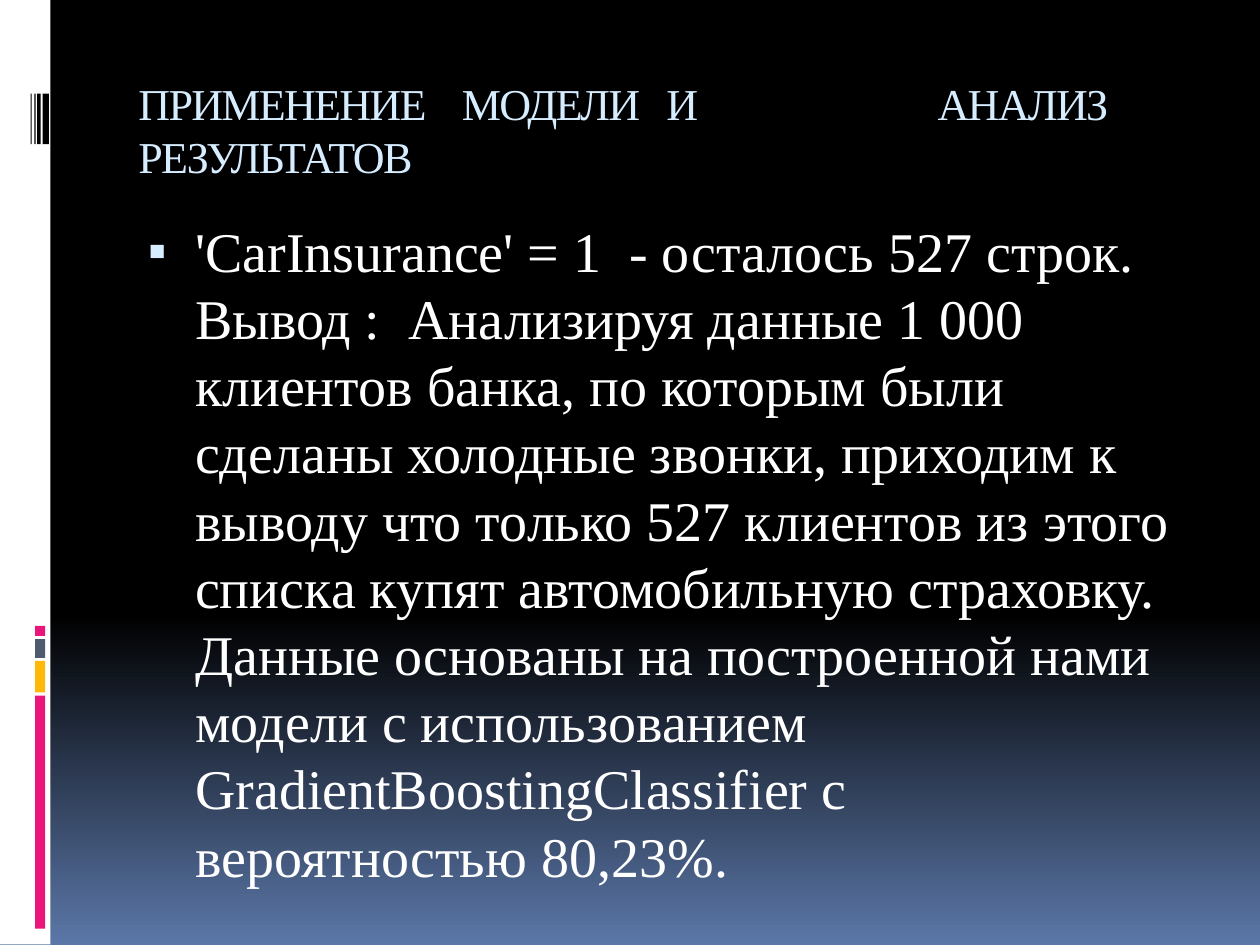
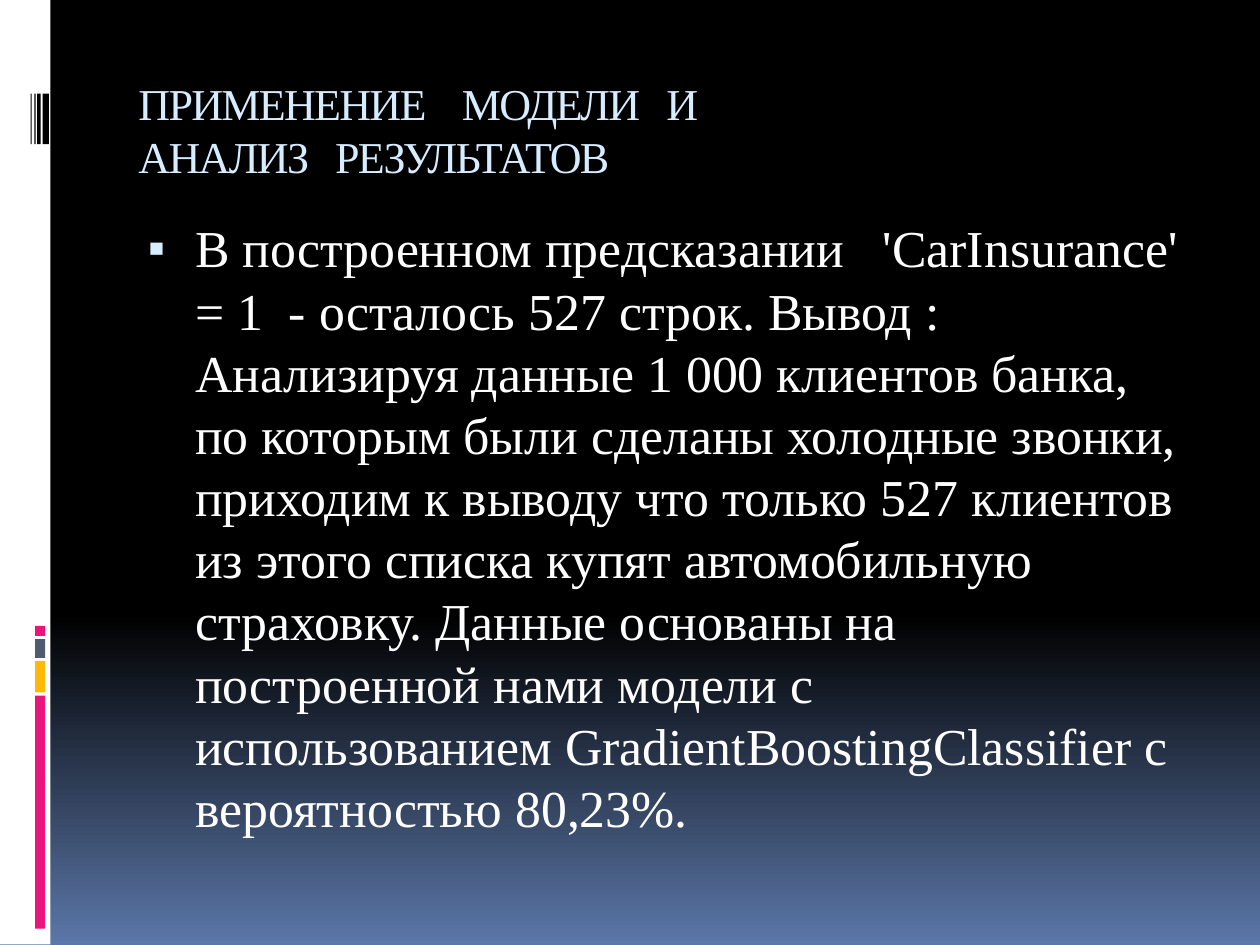
Before and after one commit to ARIV2019/final-project-, a slide deck: slide 10 of Анализ холодных звонков.pptx. Drawn at 1260x945 pixels with LibreOffice and Linux fonts; fonts in the diff are those of the drawing. Boxes give left, top, right and bottom in pixels: in the first picture for what was removed or moved away, otherwise in the second. Text is boxed around its words. In the diff, an @@ line names an element or a change of style, - is before the commit and + after.

```diff
--- a/Анализ холодных звонков.pptx
+++ b/Анализ холодных звонков.pptx
@@ title "ПРИМЕНЕНИЕ МОДЕЛИ И АНАЛИЗ РЕЗУЛЬТАТОВ" rewrapped from (x1=138, y1=90, x2=1109, y2=130) to (x1=138, y1=90, x2=698, y2=174) @@
@@ text at (x1=195, y1=232, x2=1178, y2=837): text changed; size 32 to 29.6 pt @@
-▪ 'CarInsurance' = 1 - осталось 527 строк. Вывод : Анализируя данные 1 000 клиентов банка, по которым были сделаны холодные звонки, приходим к выводу что только 527 клиентов из этого списка купят автомобильную страховку. Данные основаны на построенной нами модели с использованием GradientBoostingClassifier с вероятностью 80,23%.
+▪ В построенном предсказании 'CarInsurance' = 1 - осталось 527 строк. Вывод : Анализируя данные 1 000 клиентов банка, по которым были сделаны холодные звонки, приходим к выводу что только 527 клиентов из этого списка купят автомобильную страховку. Данные основаны на построенной нами модели с использованием GradientBoostingClassifier с вероятностью 80,23%.
```
Also in this commit, not shown: 2 other slides changed, 2 slides added, 1 slide removed, 1 other file.
